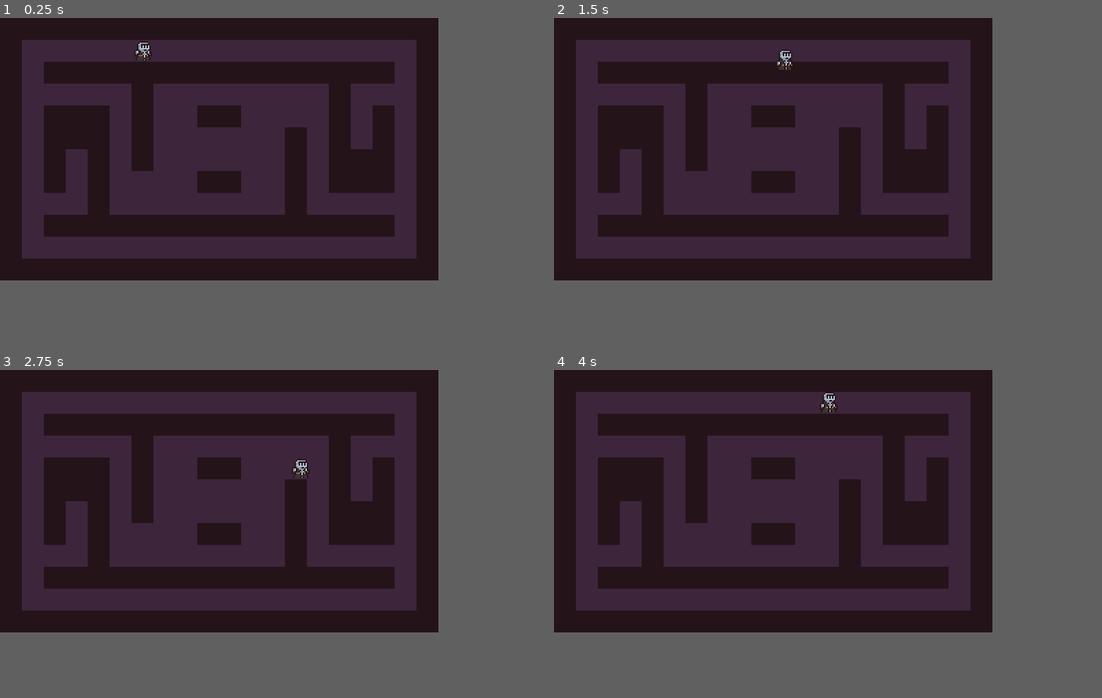
Above: before the commit, frames 1-4 (two rows, left to right).
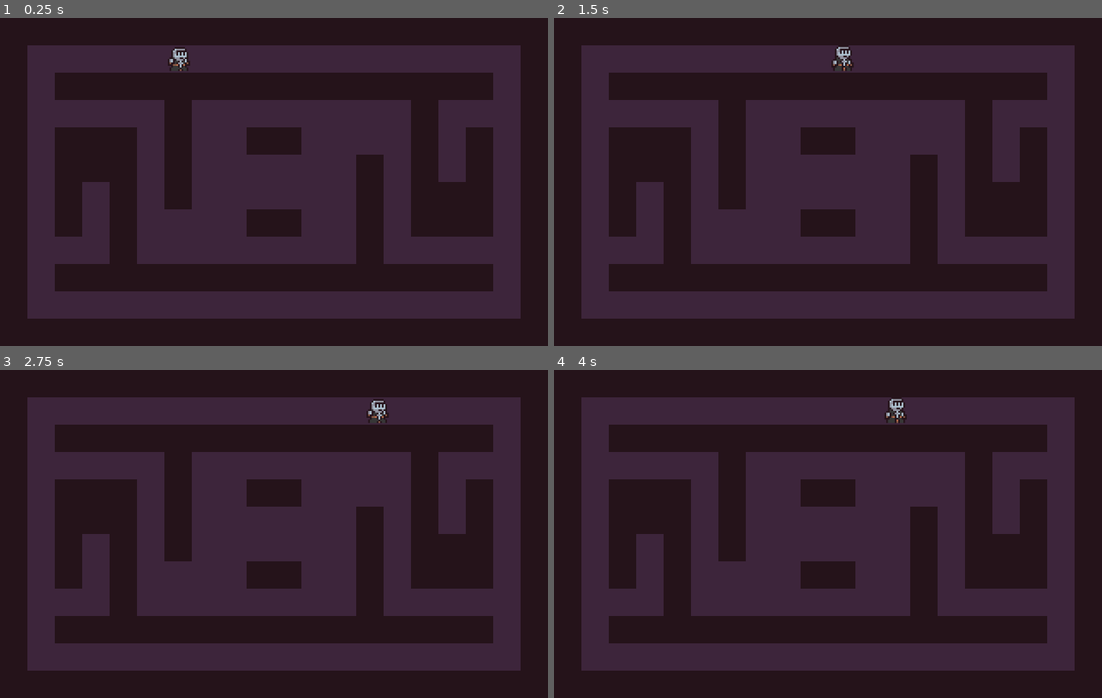
Above: after the commit, the same moments.

Repository: Nabil080/dungeon-collapse
Game: Godot game, scene res://core/root.tscn
The game is run twice, just before and just after one commit, with the same random seed, the same clock (stepped at 60 frames per second) and the same inputs.
Inputs (mouse positions are in pixels of both pictures, inside the frame that each line leads up to):
- Up to frame 1 (0.25 s): no input
- Up to frame 2 (1.5 s): move the mouse to (871, 136) at 0.52 s; hold D (move_right) 0.53-1.28 s; move the mouse to (685, 162) at 1.27 s; hold S (move_down) from 1.28 s (still down)
- Up to frame 3 (2.75 s): move the mouse to (263, 442) at 2.02 s; release S (move_down) at 2.03 s; hold D (move_right) from 2.03 s (still down)
- Up to frame 4 (4 s): move the mouse to (751, 553) at 2.77 s; release D (move_right) at 2.78 s; hold W (move_up) 2.78-3.53 s; move the mouse to (904, 540) at 3.52 s; hold A (move_left) from 3.53 s (still down)
In our replay, the window is 640x384 before the commit and 800x480 after it. These sizes can differ from the game's own. Grey fills any space a smaller window leaves; there, only what the larger window draws over its background counts as a difference.

The runs differ from the first frame. In frame 1, 39% of the frame differs, in the area x 4-95%, y 6-92%; in frame 2, 39%; in frame 3, 39%; in frame 4, 39%.

Commit message:
Wall detection

Diff:
--- a/board/board_controller.gd
+++ b/board/board_controller.gd
@@ -6,6 +6,16 @@
 
 @export var floor_tilemap : TileMapLayer
 
+#region testing
+
+func _process(_delta: float) -> void:
+	#var pos := get_viewport().get_mouse_position()
+	#print(is_walkable(global_to_map(pos)))
+	pass
+
+#endregion
+
+#region position
 
 ## Returns the map position equivalent of [param global_pos]
 func global_to_map(global_pos: Vector2) -> Vector2i:
@@ -18,3 +28,13 @@
 ## Returns the centered position equivalent of [param global_pos]
 func global_to_centered(global_pos: Vector2) -> Vector2:
 	return map_to_global(global_to_map(global_pos))
+
+#endregion
+#region Tiles
+
+## returns true if [param cell] is walkable based on the tile custom data 'walkable'
+func is_walkable(cell: Vector2i) -> bool:
+	var data := floor_tilemap.get_cell_tile_data(cell)
+	return data.get_custom_data("walkable") if data else false
+
+#endregion
--- a/core/root.tscn
+++ b/core/root.tscn
@@ -14,34 +14,58 @@
 4:0/0 = 0
 5:0/0 = 0
 6:0/0 = 0
+6:0/0/custom_data_0 = true
 7:0/0 = 0
+7:0/0/custom_data_0 = true
 8:0/0 = 0
+8:0/0/custom_data_0 = true
 9:0/0 = 0
+9:0/0/custom_data_0 = true
 0:1/0 = 0
 1:1/0 = 0
+1:1/0/custom_data_0 = true
 2:1/0 = 0
+2:1/0/custom_data_0 = true
 3:1/0 = 0
+3:1/0/custom_data_0 = true
 4:1/0 = 0
+4:1/0/custom_data_0 = true
 5:1/0 = 0
 6:1/0 = 0
+6:1/0/custom_data_0 = true
 7:1/0 = 0
+7:1/0/custom_data_0 = true
 8:1/0 = 0
+8:1/0/custom_data_0 = true
 9:1/0 = 0
+9:1/0/custom_data_0 = true
 0:2/0 = 0
 1:2/0 = 0
+1:2/0/custom_data_0 = true
 2:2/0 = 0
+2:2/0/custom_data_0 = true
 3:2/0 = 0
+3:2/0/custom_data_0 = true
 4:2/0 = 0
+4:2/0/custom_data_0 = true
 5:2/0 = 0
 6:2/0 = 0
+6:2/0/custom_data_0 = true
 7:2/0 = 0
+7:2/0/custom_data_0 = true
 8:2/0 = 0
+8:2/0/custom_data_0 = true
 9:2/0 = 0
+9:2/0/custom_data_0 = true
 0:3/0 = 0
 1:3/0 = 0
+1:3/0/custom_data_0 = true
 2:3/0 = 0
+2:3/0/custom_data_0 = true
 3:3/0 = 0
+3:3/0/custom_data_0 = true
 4:3/0 = 0
+4:3/0/custom_data_0 = true
 5:3/0 = 0
 6:3/0 = 0
 7:3/0 = 0
@@ -68,9 +92,13 @@
 8:5/0 = 0
 9:5/0 = 0
 0:6/0 = 0
+0:6/0/custom_data_0 = true
 1:6/0 = 0
+1:6/0/custom_data_0 = true
 2:6/0 = 0
+2:6/0/custom_data_0 = true
 3:6/0 = 0
+3:6/0/custom_data_0 = true
 4:6/0 = 0
 5:6/0 = 0
 6:6/0 = 0
@@ -78,15 +106,20 @@
 8:6/0 = 0
 9:6/0 = 0
 0:7/0 = 0
+0:7/0/custom_data_0 = true
 1:7/0 = 0
+1:7/0/custom_data_0 = true
 2:7/0 = 0
+2:7/0/custom_data_0 = true
 3:7/0 = 0
+3:7/0/custom_data_0 = true
 4:7/0 = 0
 5:7/0 = 0
 6:7/0 = 0
 7:7/0 = 0
 8:7/0 = 0
 9:7/0 = 0
+9:7/0/custom_data_0 = true
 0:8/0 = 0
 1:8/0 = 0
 2:8/0 = 0
@@ -109,6 +142,8 @@
 9:9/0 = 0
 
 [sub_resource type="TileSet" id="TileSet_vjmbu"]
+custom_data_layer_0/name = "walkable"
+custom_data_layer_0/type = 1
 sources/0 = SubResource("TileSetAtlasSource_xgk6v")
 
 [node name="Root" type="Node2D"]
--- a/player/player.gd
+++ b/player/player.gd
@@ -18,6 +18,7 @@
 	position = board_controller.global_to_centered(position)
 
 
+## Calls the appropiate functions depending on the current state
 func _physics_process(_delta: float) -> void:
 	match current_state:
 		States.IDLE: _process_input() # movement
@@ -41,14 +42,12 @@
 ## Tries to move in the given [param direction] [br]
 ## Returns *true* if the movement was made
 func _try_move(direction: Vector2i) -> bool:
-	print("============")
-	print("Trying to move in this direction : ", direction)
-	var target_grid_position := grid_pos + direction
-	# TODO: wall check
+	var target_cell := grid_pos + direction
+	if board_controller.is_walkable(target_cell):
+		_move(board_controller.map_to_global(target_cell))
+		return true
 
-	# Force move since there was no error
-	_move(board_controller.map_to_global(target_grid_position))
-	return true
+	return false
 
 
 ## Moves toward world coordinates, using a tween of [param duration] seconds
--- a/project.godot
+++ b/project.godot
@@ -26,7 +26,7 @@
 
 window/size/viewport_width=320
 window/size/viewport_height=192
-window/stretch/mode="viewport"
+window/stretch/mode="canvas_items"
 
 [file_customization]
 
